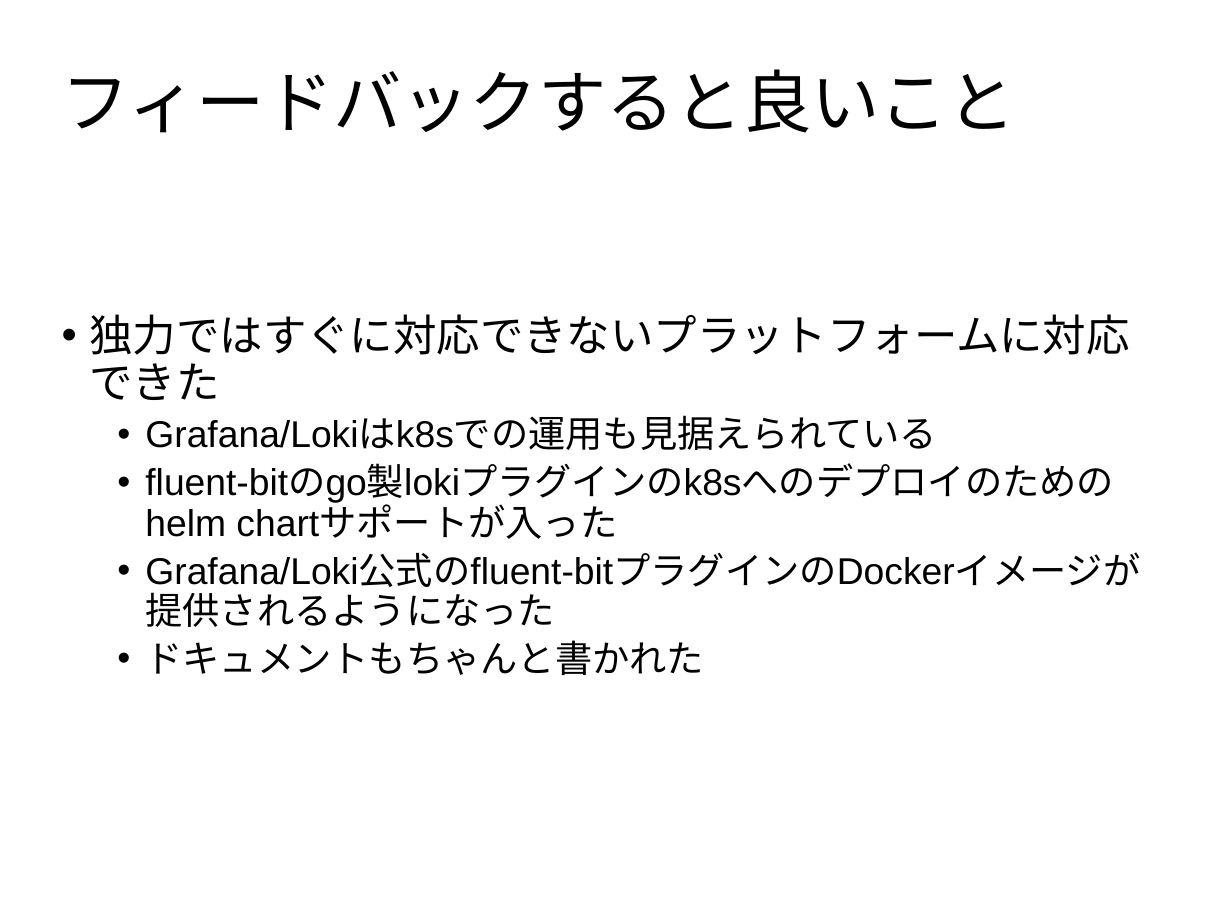
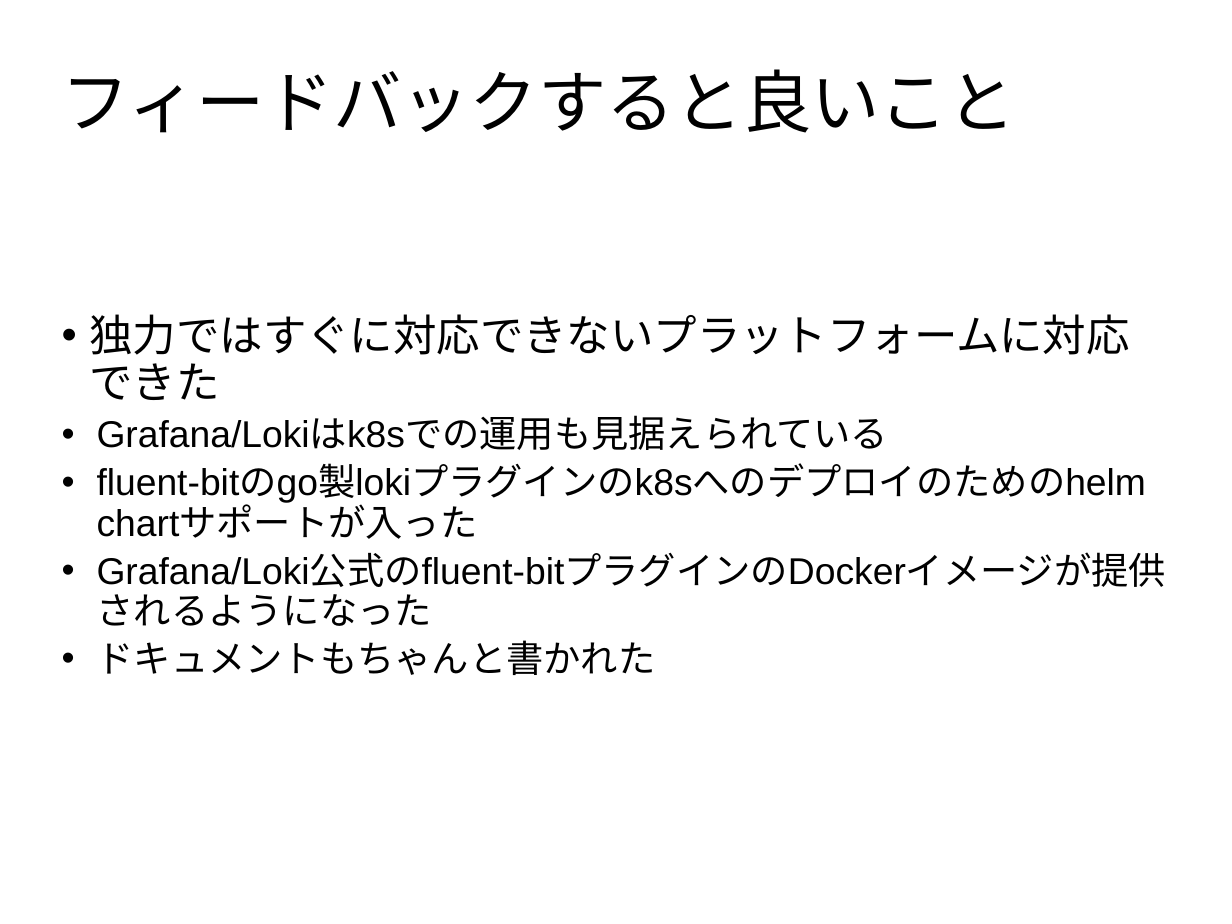
Before and after one commit to cosmo0920/prometheus_meetup_slide_20200115, a slide deck: slide 24 of Prometheus_meetup_slide.pptx. Drawn at 1232x924 pixels with LibreOffice and Linux fonts; fonts in the diff are those of the drawing; background and template pictures are left out. Boxes give left, top, right and bottom in pixels: in the first picture for what was removed or moved away, otherwise in the second. Text is boxed around its words. In the diff, an @@ line names an element or a change of style, - is before the commit and + after.

Commit message:
Fix slide style giltch

```diff
--- a/Prometheus_meetup_slide.pptx
+++ b/Prometheus_meetup_slide.pptx
@@ subtitle at (97, 418, 1166, 675): indent changed @@
```
Also in this commit, not shown: 5 other slides changed.
